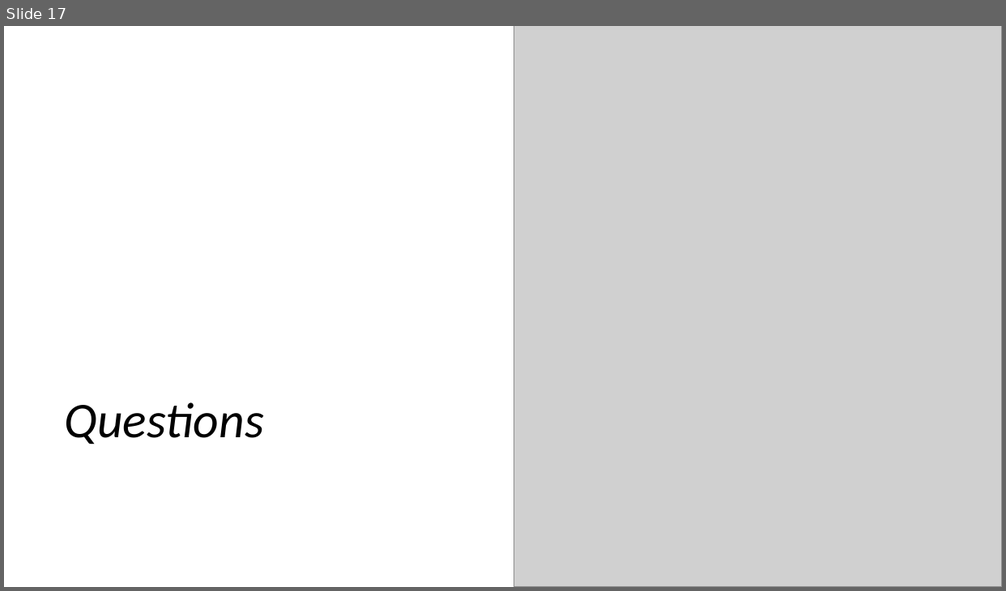
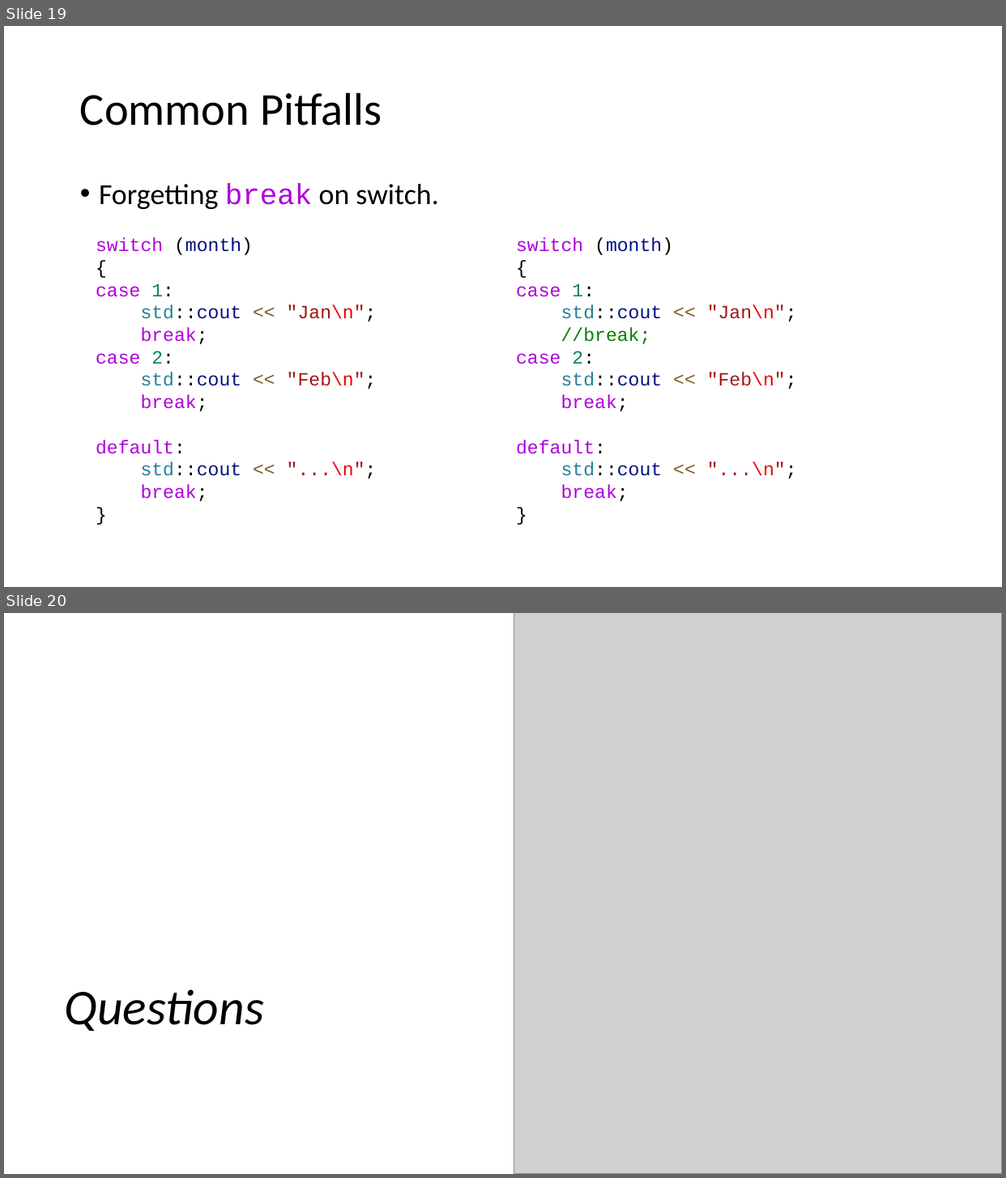
Before and after one commit to CNOCycle/cpp_tutorial, a slide deck: 05-branch/00-branch.pptx. Shown one above the other, each under a label of ours: slide 17 before the commit, slides 19 and 20 after it. The pictures are 1006x591 and 1006x1178 pixels, drawn with LibreOffice and Linux fonts; fonts in the diff are those of the drawing; grey boxes stand for pictures. Boxes give left, top, right and bottom in pixels: in the first picture for what was removed or moved away, otherwise in the second. Text is boxed around its words. In the diff, an @@ line names an element or a change of style, - is before the commit and + after.

```diff
--- a/05-branch/00-branch.pptx
+++ b/05-branch/00-branch.pptx
@@ slide 19 added at box(4, 26, 1002, 587), background #FFFFFF @@
@@ title added at box(80, 92, 382, 126), 44 pt, text #000000 @@
+Common Pitfalls
@@ text added at box(99, 183, 438, 209), 28 pt, text #000000 @@
+• Forgetting break on switch.
@@ text added at box(96, 237, 377, 501), 18 pt, text #AF00DB @@
+switch (month)
+{
+case 1:
+std::cout << "Jan\n";
+break;
+case 2:
+std::cout << "Feb\n";
+break;
+default:
+std::cout << "...\n";
+break;
+}
@@ text added at box(516, 237, 797, 501), 18 pt, text #AF00DB @@
+switch (month)
+{
+case 1:
+std::cout << "Jan\n";
+//break;
+case 2:
+std::cout << "Feb\n";
+break;
+default:
+std::cout << "...\n";
+break;
+}
@@ what was slide 17 is now slide 20 @@
```
Also in this commit, not shown: 2 other slides added, 5 other files.
